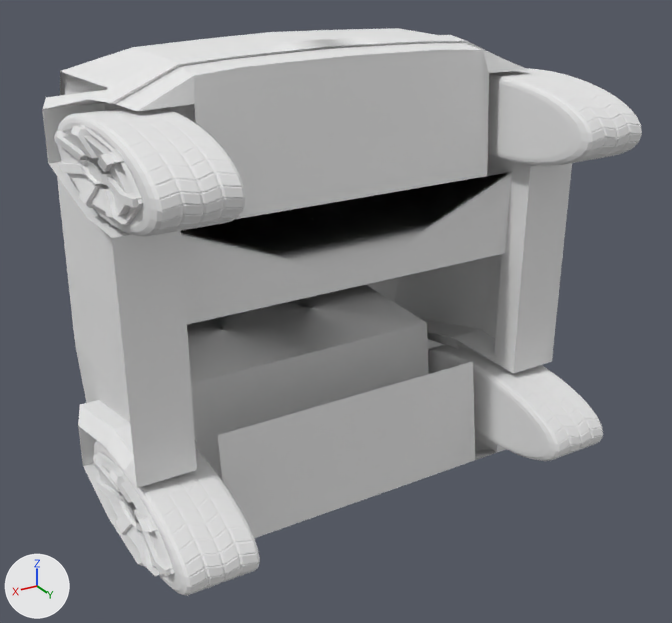
One commit to the OBJ model openpilot/selfdrive/carrot/cluster/assets/models/cybertruck/cybertruck_cluster.obj: the scene before it, then after it.
Rendered twice from a 50 mm camera at (0.9, 1.181, 0.719) aimed at (-0.074, -0.442, -0.092). Every picture has the same lights, and +X, +Y and +Z are marked at lower left. The picture after the commit comes second. Where no turn or scale is listed for an object, it has been applied to the vertices. Vertices at exactly the same position are counted once.

The older version as bpy lines, for what is in view:
```python
ob_bamper_d_cube_005 = bpy.data.objects.new('bamper_d_Cube.005', me_bamper_d_cube_005)
ob_bamper_d_cube_005.location = (0.0, 0.0, 0.0)
ob_bamper_l_cube_001 = bpy.data.objects.new('bamper_l_Cube.001', me_bamper_l_cube_001)
ob_bamper_l_cube_001.location = (0.0, 0.0, 0.0)
ob_bamper_r_cube_010 = bpy.data.objects.new('bamper_r_Cube.010', me_bamper_r_cube_010)
ob_bamper_r_cube_010.location = (0.0, 0.0, 0.0)
ob_body_cube = bpy.data.objects.new('body_Cube', me_body_cube)
ob_body_cube.location = (0.0, 0.0, 0.0)
ob_wbl_b1_002_cylinder_033 = bpy.data.objects.new('WBL_b1.002_Cylinder.033', me_wbl_b1_002_cylinder_033)
ob_wbl_b1_002_cylinder_033.location = (0.0, 0.0, 0.0)
ob_wbl_b1_003_cylinder_034 = bpy.data.objects.new('WBL_b1.003_Cylinder.034', me_wbl_b1_003_cylinder_034)
ob_wbl_b1_003_cylinder_034.location = (0.0, 0.0, 0.0)
ob_wbl_b1_004_cylinder_035 = bpy.data.objects.new('WBL_b1.004_Cylinder.035', me_wbl_b1_004_cylinder_035)
ob_wbl_b1_004_cylinder_035.location = (0.0, 0.0, 0.0)
ob_wbl_b1_cylinder_020 = bpy.data.objects.new('WBL_b1_Cylinder.020', me_wbl_b1_cylinder_020)
ob_wbl_b1_cylinder_020.location = (0.0, 0.0, 0.0)
```
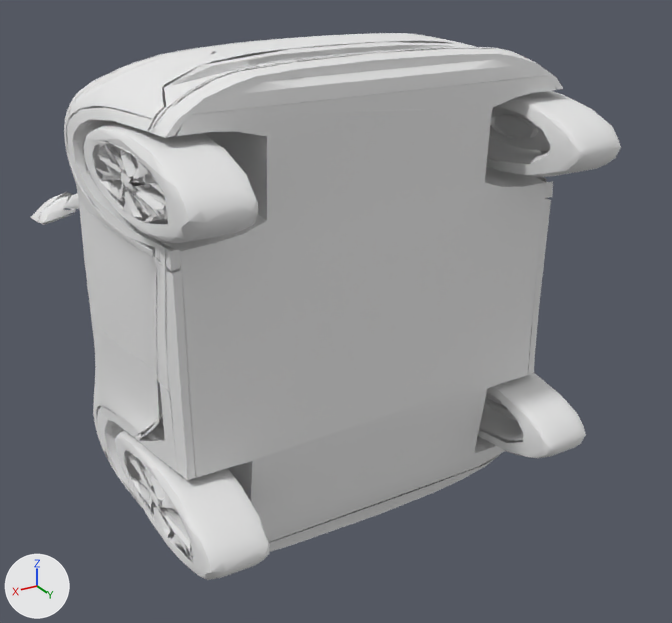
Location of each change, (x1, y1, x2, y2) in pixels of the pictures (672 x 623 px):
'body_Cube', reshaped (25% wider, 7% taller)
    before: (57, 28, 528, 538)
    after: (30, 33, 621, 580)
'bamper_r_Cube.010', deleted
    before: (42, 90, 197, 567)
'WBL_b1.004_Cylinder.035', deleted
    before: (55, 108, 246, 237)
    faces in mat_material_006 (white #e7e7e7): (57, 108, 246, 237)
    faces in mat_besi_roda (white #e7e7e7): (55, 125, 143, 225)
'WBL_b1.003_Cylinder.034', deleted
    before: (93, 441, 260, 596)
    faces in mat_material_003 (white #e7e7e7): (94, 441, 260, 596)
    faces in mat_besi_roda (white #e7e7e7): (93, 452, 174, 576)
'bamper_d_Cube.005', deleted
    before: (420, 154, 572, 452)
'WBL_b1.002_Cylinder.033', deleted
    before: (488, 68, 642, 166)
    faces in mat_material_005 (white #e7e7e7): (488, 68, 642, 166)
    faces in mat_besi_roda (white #e7e7e7): (488, 82, 573, 159)
'WBL_b1_Cylinder.020', deleted
    before: (428, 345, 603, 461)
    faces in mat_material_004 (white #e7e7e7): (428, 345, 603, 461)
    faces in mat_besi_roda (white #e7e7e7): (428, 358, 542, 453)
'bamper_l_Cube.001', deleted
    before: (89, 35, 501, 104)
part 1 of me_body_cube, rebuilt (not visible afterwards)
    before: (57, 28, 528, 538)
part 2 of me_body_cube, built on
    after: (30, 33, 621, 580)

Diff of the bpy script that builds the scene:
```diff
--- a/openpilot/selfdrive/carrot/cluster/assets/models/cybertruck/cybertruck_cluster.obj.py
+++ b/openpilot/selfdrive/carrot/cluster/assets/models/cybertruck/cybertruck_cluster.obj.py
@@ me_body_cube @@
 # used by ob_body_cube; location = (0.0, 0.0, 0.0)
-me_body_cube.from_pydata(...)  # 236 vertices, 155 faces; spans x -0.445..0.444, y -1.0..-0.213, z -0.5..0.496
+me_body_cube.from_pydata(...)  # 10303 vertices, 15948 faces; spans x -0.479..0.479, y -1.066..-0.002, z -0.5..0.5
+# me_body_cube part 1: the loose piece of 234 vertices spanning x -0.445..0.444, y -1.0..-0.213, z -0.5..0.496 is rebuilt with 91 vertices and now spans x -0.35..0.338, y -0.99..-0.279, z -0.472..0.17, in mat_material_002 (white #e7e7e7)
+# me_body_cube part 2: 2 vertices removed from x -0.348..0.347, y -0.243, z -0.212; 10212 vertices added at x -0.479..0.479, y -1.066..-0.002, z -0.5..0.5
 me_body_cube.materials.append(mat_body)
-me_body_cube.materials.append(mat_wheel)  # white #e7e7e7
 me_body_cube.materials.append(mat_light)
 me_body_cube.materials.append(mat_stop_light)
+me_body_cube.materials.append(mat_riting)  # white #e7e7e7
+me_body_cube.materials.append(mat_material_002)  # white #e7e7e7
+me_body_cube.materials.append(mat_material_003)  # white #e7e7e7
@@ ob_bamper_d_cube_005 @@
-ob_bamper_d_cube_005 = bpy.data.objects.new('bamper_d_Cube.005', me_bamper_d_cube_005)
-ob_bamper_d_cube_005.location = (0.0, 0.0, 0.0)
@@ ob_bamper_l_cube_001 @@
-ob_bamper_l_cube_001 = bpy.data.objects.new('bamper_l_Cube.001', me_bamper_l_cube_001)
-ob_bamper_l_cube_001.location = (0.0, 0.0, 0.0)
@@ ob_bamper_r_cube_010 @@
-ob_bamper_r_cube_010 = bpy.data.objects.new('bamper_r_Cube.010', me_bamper_r_cube_010)
-ob_bamper_r_cube_010.location = (0.0, 0.0, 0.0)
@@ ob_wbl_b1_002_cylinder_033 @@
-ob_wbl_b1_002_cylinder_033 = bpy.data.objects.new('WBL_b1.002_Cylinder.033', me_wbl_b1_002_cylinder_033)
-ob_wbl_b1_002_cylinder_033.location = (0.0, 0.0, 0.0)
@@ ob_wbl_b1_003_cylinder_034 @@
-ob_wbl_b1_003_cylinder_034 = bpy.data.objects.new('WBL_b1.003_Cylinder.034', me_wbl_b1_003_cylinder_034)
-ob_wbl_b1_003_cylinder_034.location = (0.0, 0.0, 0.0)
@@ ob_wbl_b1_004_cylinder_035 @@
-ob_wbl_b1_004_cylinder_035 = bpy.data.objects.new('WBL_b1.004_Cylinder.035', me_wbl_b1_004_cylinder_035)
-ob_wbl_b1_004_cylinder_035.location = (0.0, 0.0, 0.0)
@@ ob_wbl_b1_cylinder_020 @@
-ob_wbl_b1_cylinder_020 = bpy.data.objects.new('WBL_b1_Cylinder.020', me_wbl_b1_cylinder_020)
-ob_wbl_b1_cylinder_020.location = (0.0, 0.0, 0.0)
```
